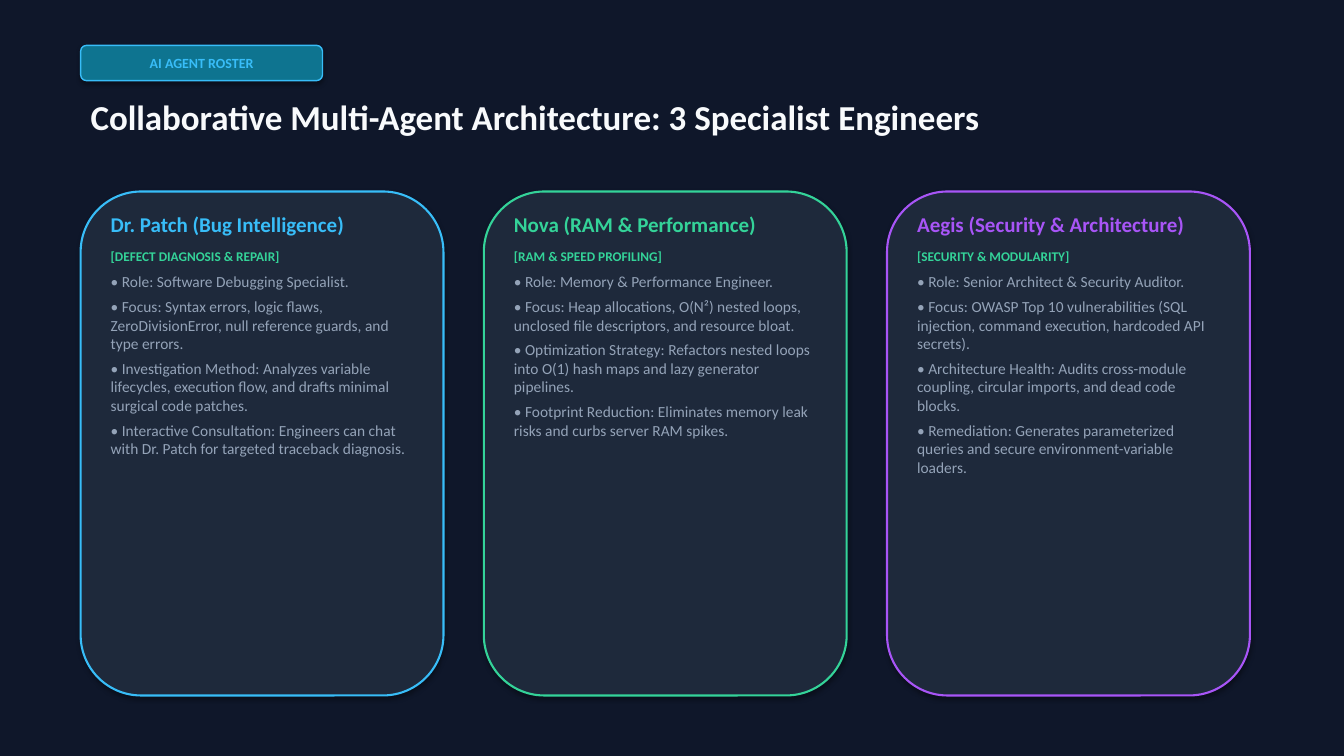
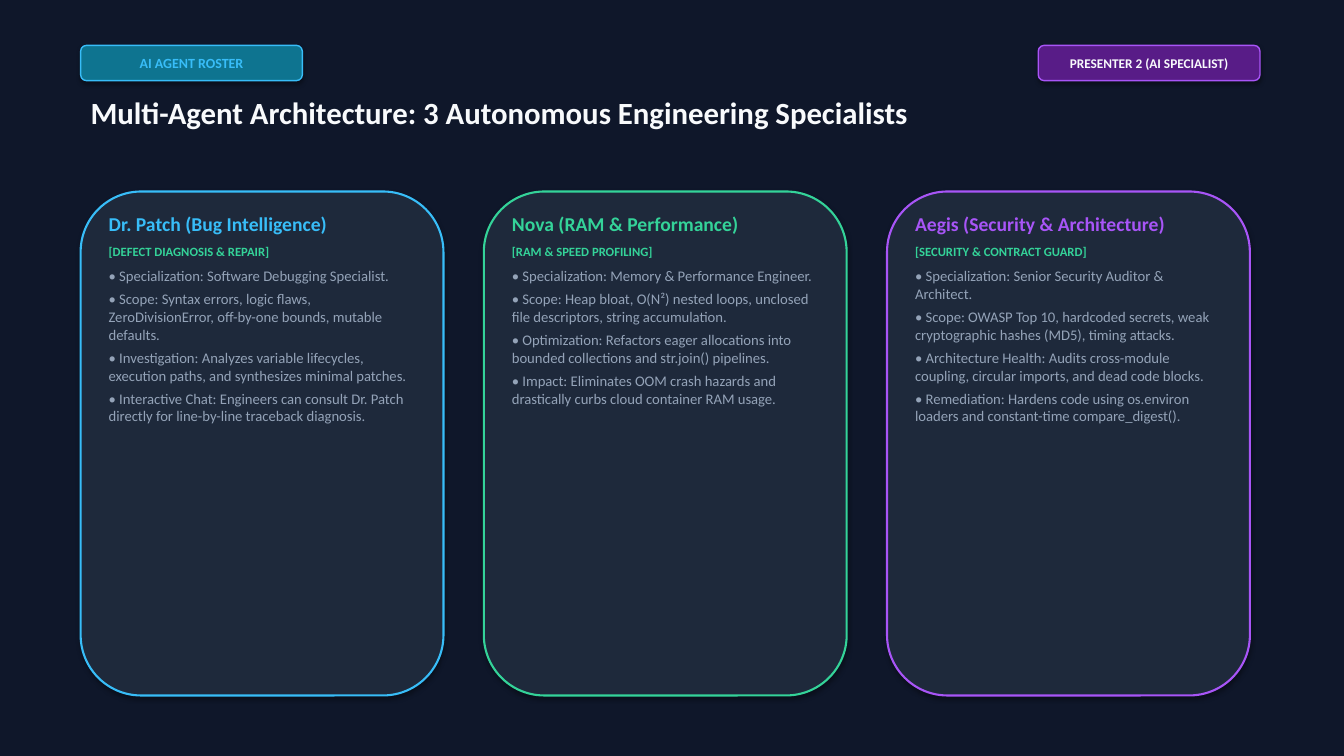
Before and after one commit to Bhimannapng/AutoPatch, a slide deck: slide 4 of AutoPatch_Presentation.pptx. Drawn at 1344x756 pixels with LibreOffice and Linux fonts; fonts in the diff are those of the drawing. Boxes give left, top, right and bottom in pixels: in the first picture for what was removed or moved away, otherwise in the second. Text is boxed around its words. In the diff, an @@ line names an element or a change of style, - is before the commit and + after.

```diff
--- a/AutoPatch_Presentation.pptx
+++ b/AutoPatch_Presentation.pptx
@@ rounded rectangle "AI AGENT ROSTER" resized from (x1=81, y1=45, x2=323, y2=81) to (x1=81, y1=45, x2=302, y2=81) @@
@@ rounded rectangle added at (x1=1038, y1=45, x2=1260, y2=81), fill #581C87, outline #A855F7 1 pt, 9.5 pt, text #F8FAFC, bold @@
+PRESENTER 2 (AI SPECIALIST)
@@ text at (x1=91, y1=102, x2=907, y2=130): text changed; size 25 to 22 pt @@
-Collaborative Multi-Agent Architecture: 3 Specialist Engineers
+Multi-Agent Architecture: 3 Autonomous Engineering Specialists
@@ text at (x1=109, y1=216, x2=327, y2=258): size 15 to 14 pt in "Dr. Patch (Bug Intelligence)"; size 9.5 to 9 pt in "[DEFECT DIAGNOSIS & REPAIR]"; less space between paragraphs @@
@@ text at (x1=512, y1=216, x2=738, y2=258): size 15 to 14 pt in "Nova (RAM & Performance)"; size 9.5 to 9 pt in "[RAM & SPEED PROFILING]"; less space between paragraphs @@
@@ text at (x1=915, y1=216, x2=1204, y2=384): size 15 to 14 pt in "Aegis (Security & Architecture)"; size 11 to 10.5 pt in "• Architecture Health: Audits cross-module coupling, circula ..."; less space between paragraphs @@
@@ text at (x1=915, y1=247, x2=1209, y2=343): text changed; size 11 to 10.5 pt @@
-[SECURITY & MODULARITY]
-• Role: Senior Architect & Security Auditor.
-• Focus: OWASP Top 10 vulnerabilities (SQL injection, command execution, hardcoded API secrets).
+[SECURITY & CONTRACT GUARD]
+• Specialization: Senior Security Auditor & Architect.
+• Scope: OWASP Top 10, hardcoded secrets, weak cryptographic hashes (MD5), timing attacks.
@@ text at (x1=109, y1=271, x2=406, y2=424): text changed; size 11 to 10.5 pt @@
-• Role: Software Debugging Specialist.
-• Focus: Syntax errors, logic flaws, ZeroDivisionError, null reference guards, and type errors.
-• Investigation Method: Analyzes variable lifecycles, execution flow, and drafts minimal surgical code patches.
-• Interactive Consultation: Engineers can chat with Dr. Patch for targeted traceback diagnosis.
+• Specialization: Software Debugging Specialist.
+• Scope: Syntax errors, logic flaws, ZeroDivisionError, off-by-one bounds, mutable defaults.
+• Investigation: Analyzes variable lifecycles, execution paths, and synthesizes minimal patches.
+• Interactive Chat: Engineers can consult Dr. Patch directly for line-by-line traceback diagnosis.
@@ text at (x1=512, y1=271, x2=812, y2=407): text changed; size 11 to 10.5 pt @@
-• Role: Memory & Performance Engineer.
-• Focus: Heap allocations, O(N²) nested loops, unclosed file descriptors, and resource bloat.
-• Optimization Strategy: Refactors nested loops into O(1) hash maps and lazy generator pipelines.
-• Footprint Reduction: Eliminates memory leak risks and curbs server RAM spikes.
+• Specialization: Memory & Performance Engineer.
+• Scope: Heap bloat, O(N²) nested loops, unclosed file descriptors, string accumulation.
+• Optimization: Refactors eager allocations into bounded collections and str.join() pipelines.
+• Impact: Eliminates OOM crash hazards and drastically curbs cloud container RAM usage.
@@ text at (x1=915, y1=394, x2=1189, y2=424): text changed; size 11 to 10.5 pt @@
-• Remediation: Generates parameterized queries and secure environment-variable loaders.
+• Remediation: Hardens code using os.environ loaders and constant-time compare_digest().
```
Also in this commit, not shown: 6 other slides changed, 3 slides added, 3 slides removed, 16 other files.
